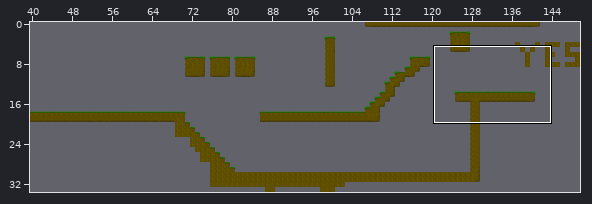
A Tiled map (JSON) gets an edit: src/map/mapTestOne.json. The first picture is a wide view before the edit; the outline marks the close-up.
Close-up. The starting point:
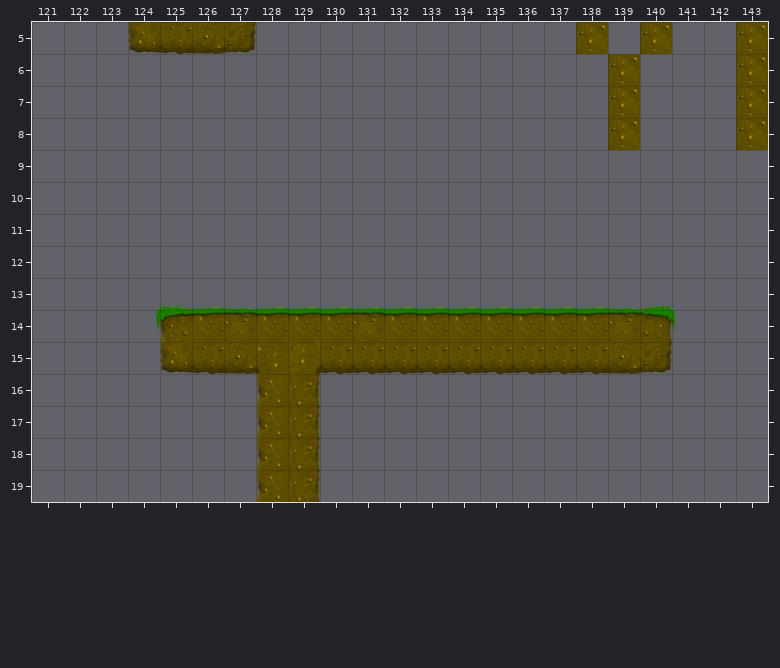
Cells are 32x32 px. Shown: x 121..143, y 5..19.
After:
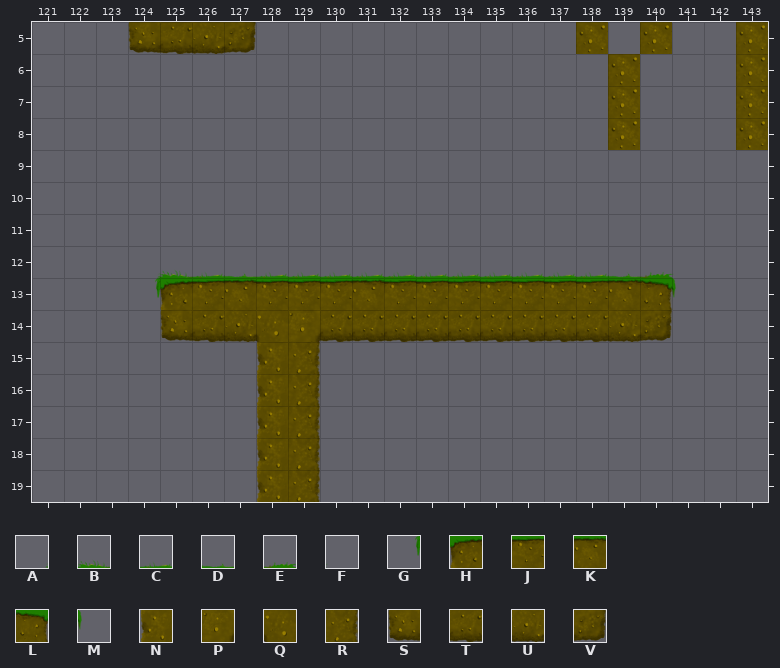
Key: from "all_small": A 0, B 1, C 2, D 3, E 4, F 5, G 6, H 7, J 8, K 9, L 10, M 11, N 13, P 14, Q 15, R 16, S 25, T 26, U 27, V 28.
_ is an empty cell, . an unchanged one.
Message: Slightly less more forgiving window.
Edits made:
--- layer "Grass On Top"
@@ x 124..141 @@
-12 .________________.
-13 ABCDCCCCCCCCCCCDEF
-14 G................M
+12 .BCDCCCCCCCCCCCDE.
+13 G________________M
+14 _................_
--- layer "Tile Layer 1"
@@ x 125..140 @@
-13 ________________
-14 HJKJJJKJJJJJJJKL
-15 STUQPTTTTTTTTTUV
+13 HJKJJJKJJJJJJJKL
+14 STUQPTTTTTTTTTUV
+15 ___NR___________
Pixel boxes of the changes (left, top, right, bottom) in both close-ups:
changed: (155, 270, 676, 374)
